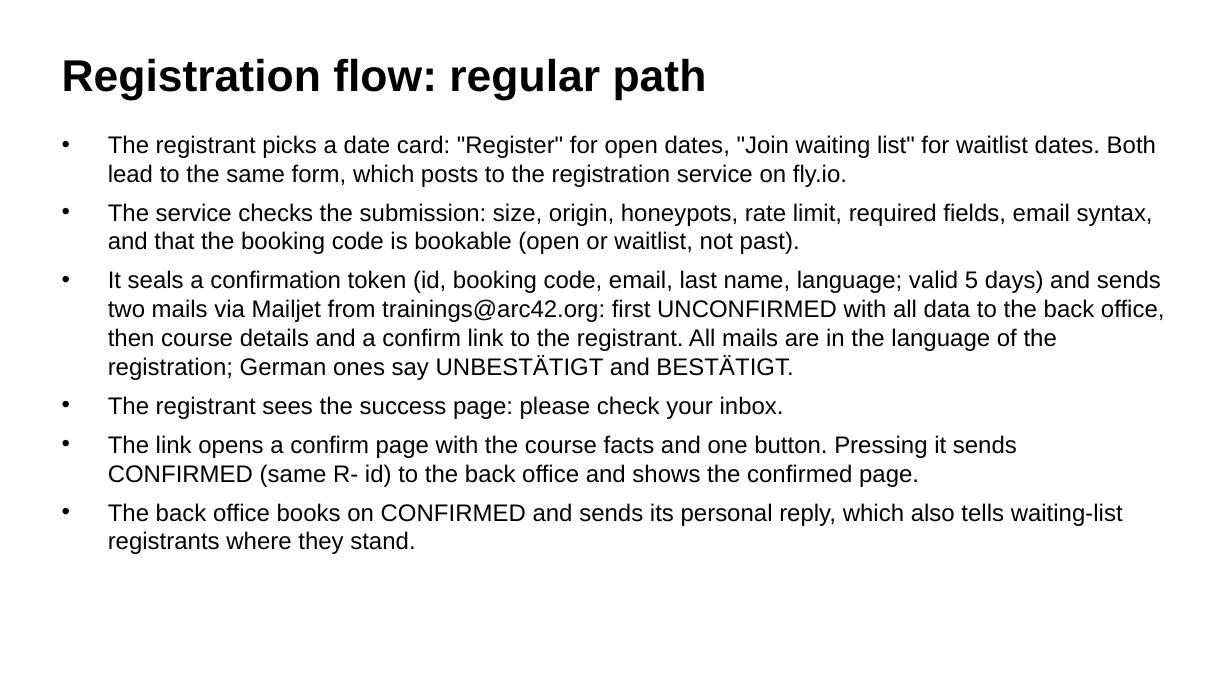
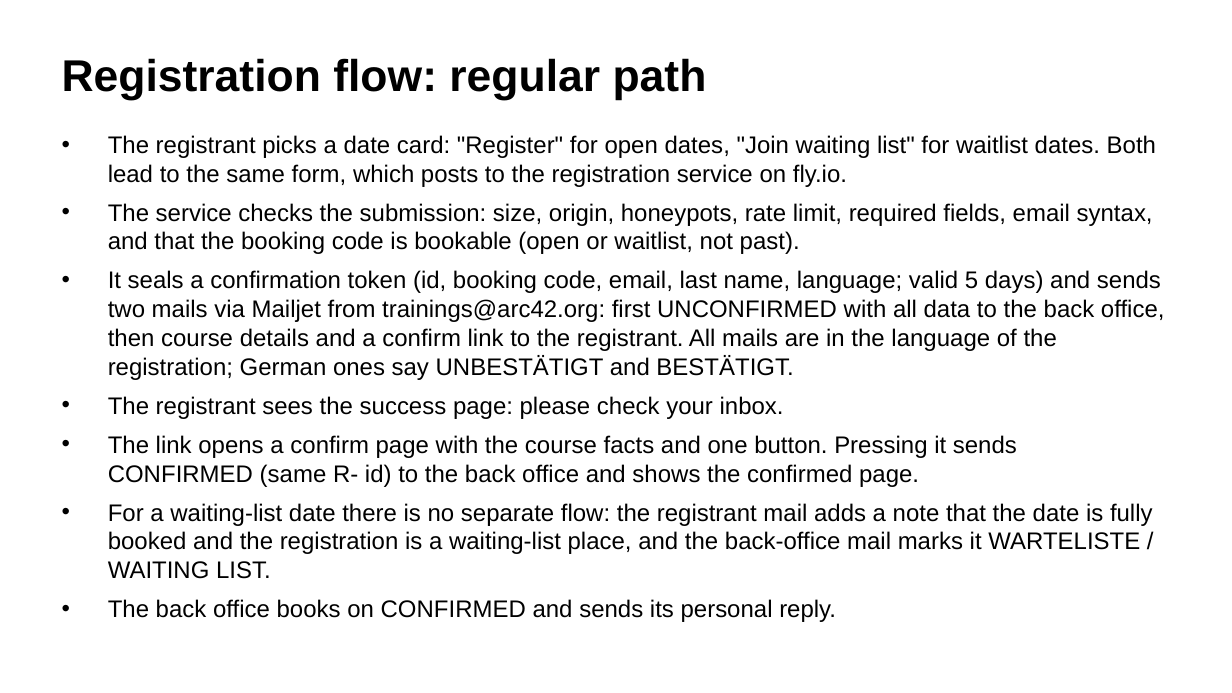
Before and after one commit to arc42/trainings.arc42.org-site, a slide deck: slide 1 of docs/registration-flow/registration-flow.pptx. Drawn at 1232x693 pixels with LibreOffice and Linux fonts; fonts in the diff are those of the drawing. Boxes give left, top, right and bottom in pixels: in the first picture for what was removed or moved away, otherwise in the second. Text is boxed around its words. In the diff, an @@ line names an element or a change of style, - is before the commit and + after.

```diff
--- a/docs/registration-flow/registration-flow.pptx
+++ b/docs/registration-flow/registration-flow.pptx
@@ text at <box>108,503,1153,622</box>: text changed @@
-• The back office books on CONFIRMED and sends its personal reply, which also tells waiting-list registrants where they stand.
+• For a waiting-list date there is no separate flow: the registrant mail adds a note that the date is fully booked and the registration is a waiting-list place, and the back-office mail marks it WARTELISTE / WAITING LIST.
+• The back office books on CONFIRMED and sends its personal reply.
```
Also in this commit, not shown: 1 other file.
